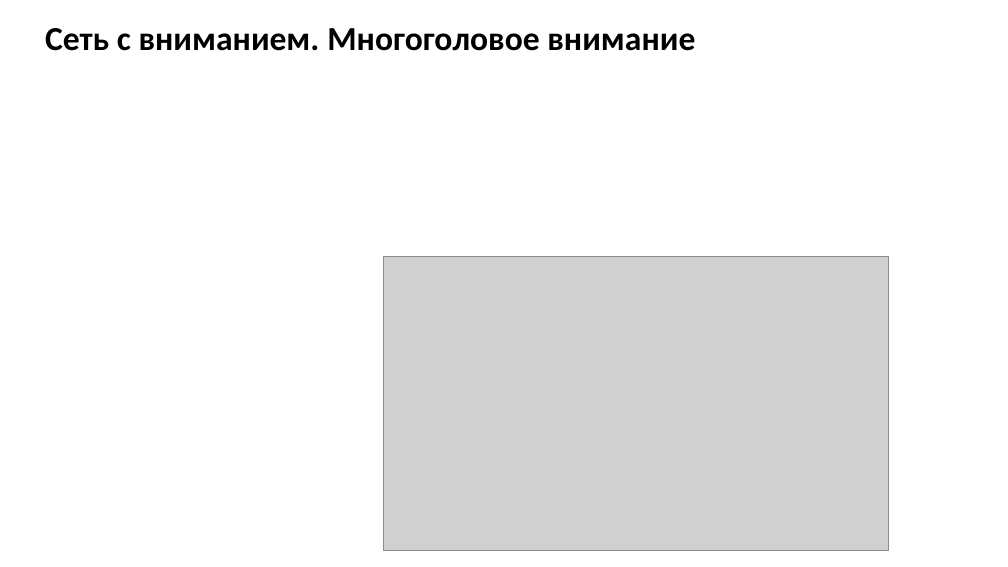
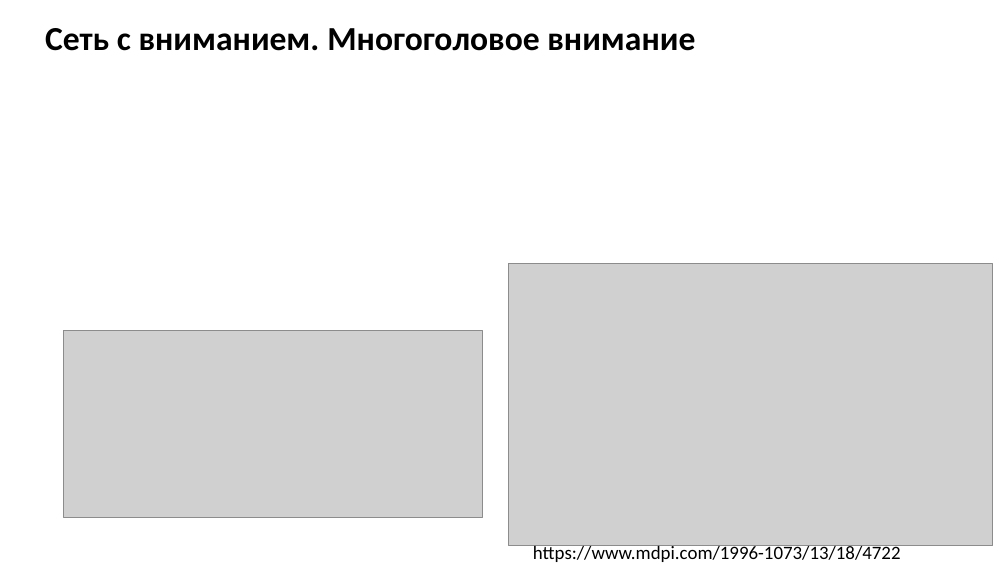
Before and after one commit to MVRonkin/TimeSeriesCourse, a slide deck: slide 9 of 2025/LEC/07-3 Transformers.pptx (slide 30 before the commit). Drawn at 1008x567 pixels with LibreOffice and Linux fonts; fonts in the diff are those of the drawing; grey boxes stand for pictures; background and template pictures are left out. Boxes give left, top, right and bottom in pixels: in the first picture for what was removed or moved away, otherwise in the second. Text is boxed around its words. In the diff, an @@ line names an element or a change of style, - is before the commit and + after.

```diff
--- a/2025/LEC/07-3 Transformers.pptx
+++ b/2025/LEC/07-3 Transformers.pptx
@@ picture: place and size @@
-picture at <box>383,256,889,551</box>
+picture at <box>508,263,993,545</box>
@@ picture added at <box>64,330,482,517</box> @@
@@ text added at <box>533,544,901,562</box>, 18 pt, text #000000 @@
+https://www.mdpi.com/1996-1073/13/18/4722
```
Also in this commit, not shown: 8 other slides changed, 5 slides added, 1 slide removed.
